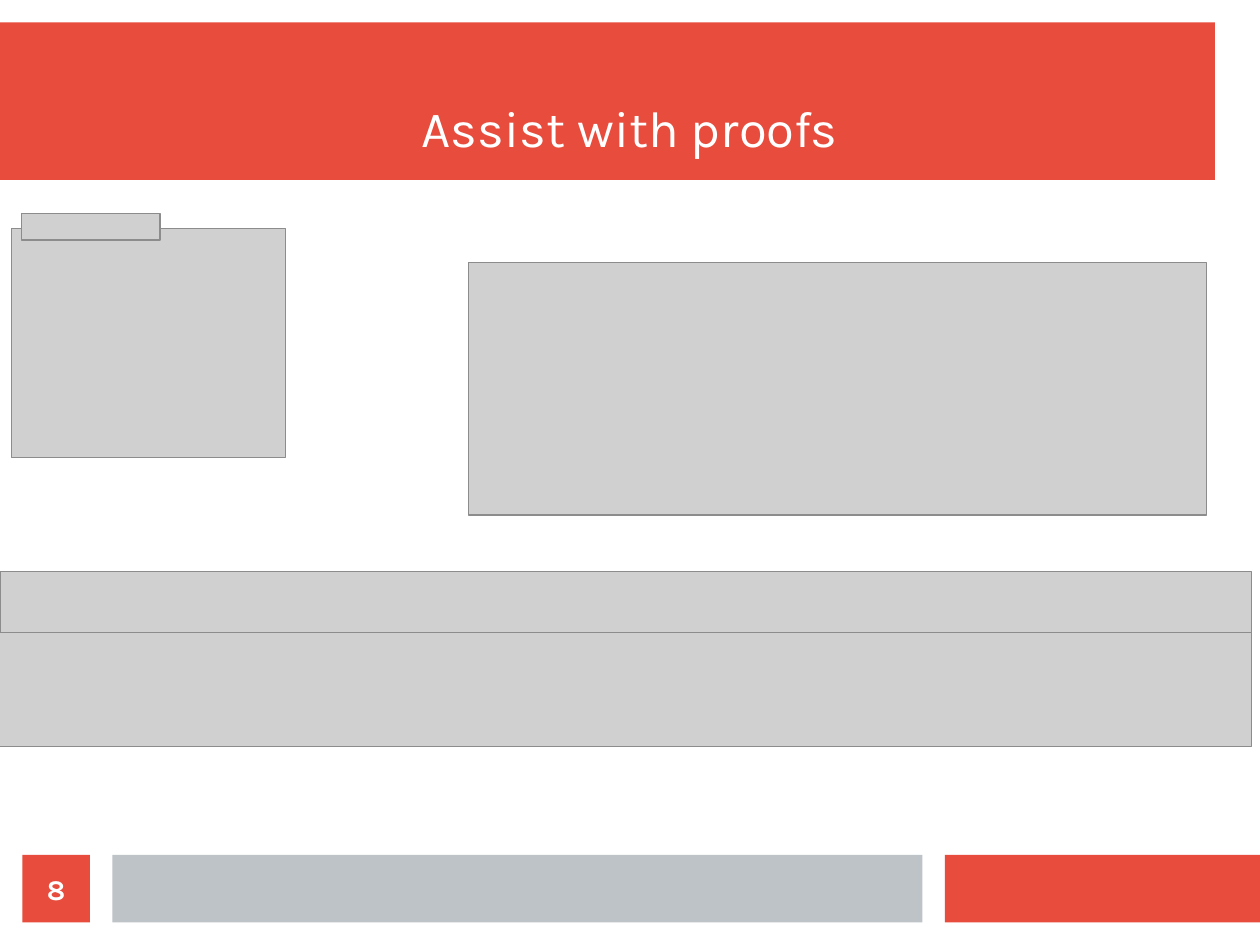
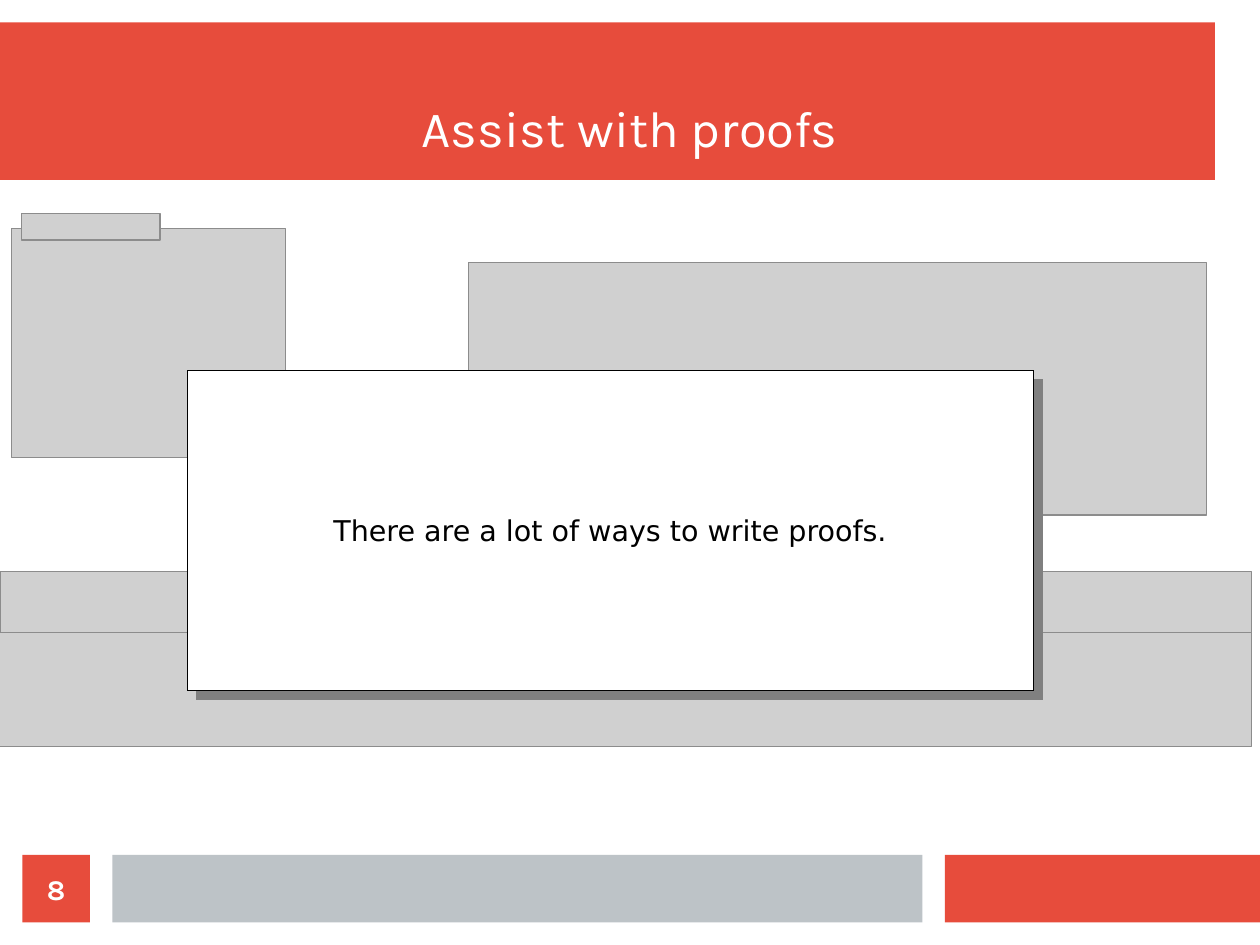
Before and after one commit to wilbowma/cur, a slide deck: slide 8 of hope-2016/slides.odp. Drawn at 1260x945 pixels with LibreOffice and Linux fonts; fonts in the diff are those of the drawing; grey boxes stand for pictures. Boxes give left, top, right and bottom in pixels: in the first picture for what was removed or moved away, otherwise in the second. Text is boxed around its words. In the diff, an @@ line names an element or a change of style, - is before the commit and + after.

```diff
--- a/hope-2016/slides.odp
+++ b/hope-2016/slides.odp
@@ rectangle added at box(188, 370, 1034, 691), fill #FFFFFF, outline #000000 0 pt, 18 pt, text #000000 @@
+There are a lot of ways to write proofs.
```
Also in this commit, not shown: 7 other slides changed, 2 slides added, 1 other file.
